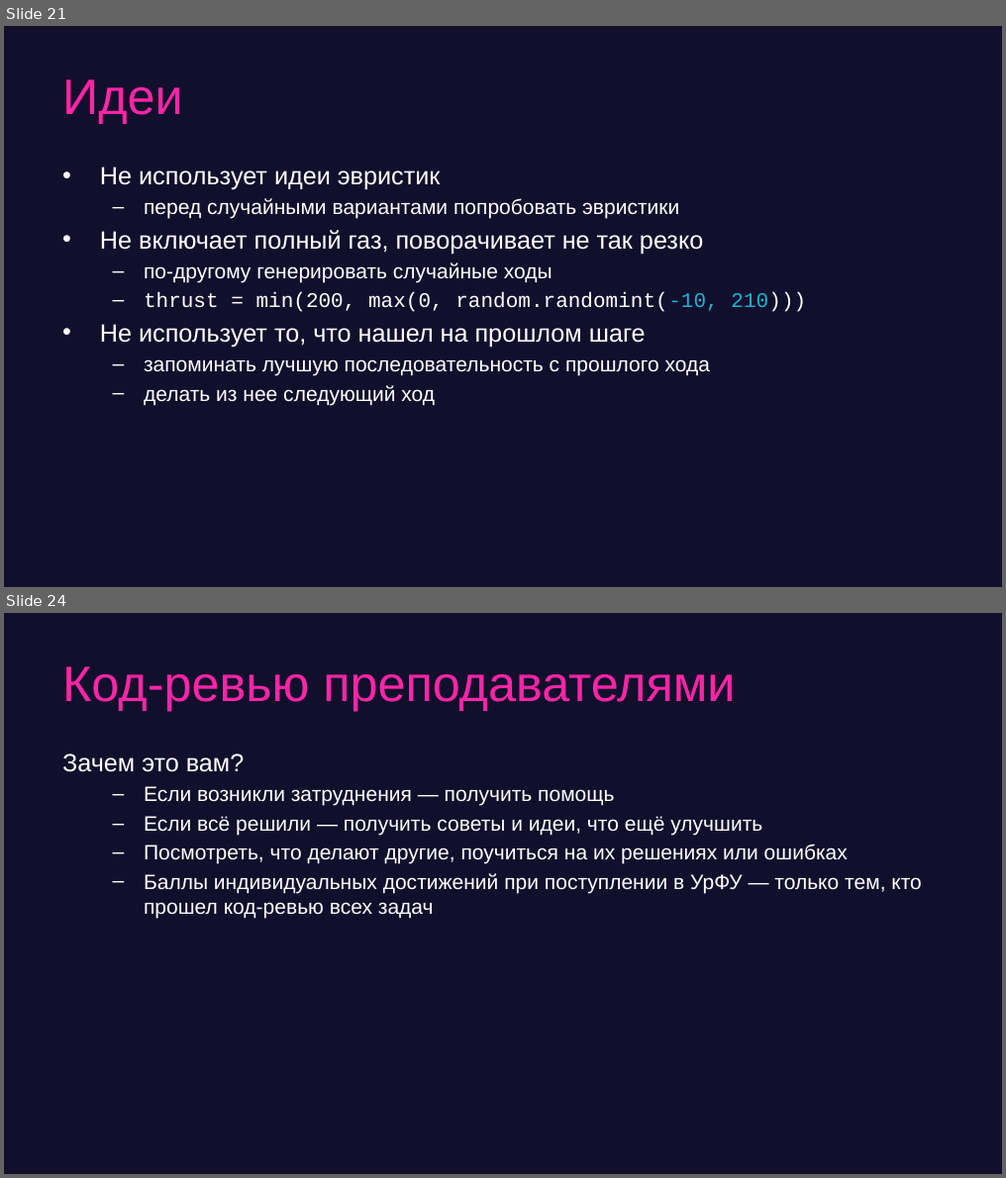
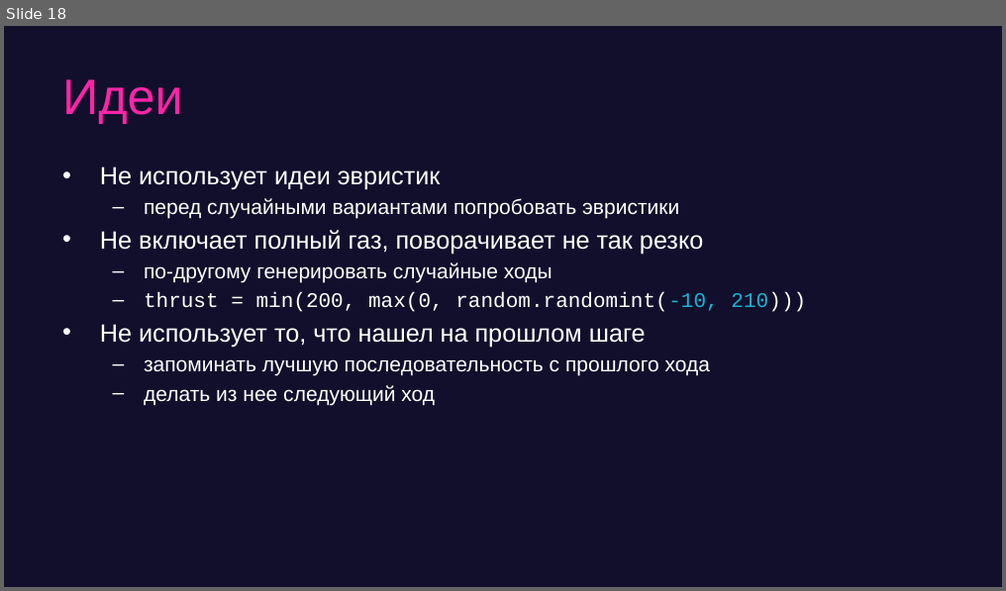
Before and after one commit to game-ai-course/game-ai-school, a slide deck: slides/online_4dx1.5h/day1-montecarlo.pptx. Shown one above the other, each under a label of ours: slides 21 and 24 before the commit, slide 18 after it; the slides between them are not shown. The pictures are 1006x1178 and 1006x591 pixels, drawn with LibreOffice and Linux fonts; fonts in the diff are those of the drawing. Boxes give left, top, right and bottom in pixels: in the first picture for what was removed or moved away, otherwise in the second. Text is boxed around its words. In the diff, an @@ line names an element or a change of style, - is before the commit and + after.

```diff
--- a/slides/online_4dx1.5h/day1-montecarlo.pptx
+++ b/slides/online_4dx1.5h/day1-montecarlo.pptx
@@ slide 24 removed at [4, 613, 1002, 1174], background #110F2C @@
@@ title removed at [62, 666, 735, 711] @@
-Код-ревью преподавателями
@@ text removed at [62, 754, 922, 918] @@
-Зачем это вам?
-  – Если возникли затруднения — получить помощь
-  – Если всё решили — получить советы и идеи, что ещё улучшить
-  – Посмотреть, что делают другие, поучиться на их решениях или ошибках
-  – Баллы индивидуальных достижений при поступлении в УрФУ — только тем, кто прошел код-ревью всех задач
@@ what was slide 21 is now slide 18 @@
```
Also in this commit, not shown: 6 slides changed, 7 other slides removed.
